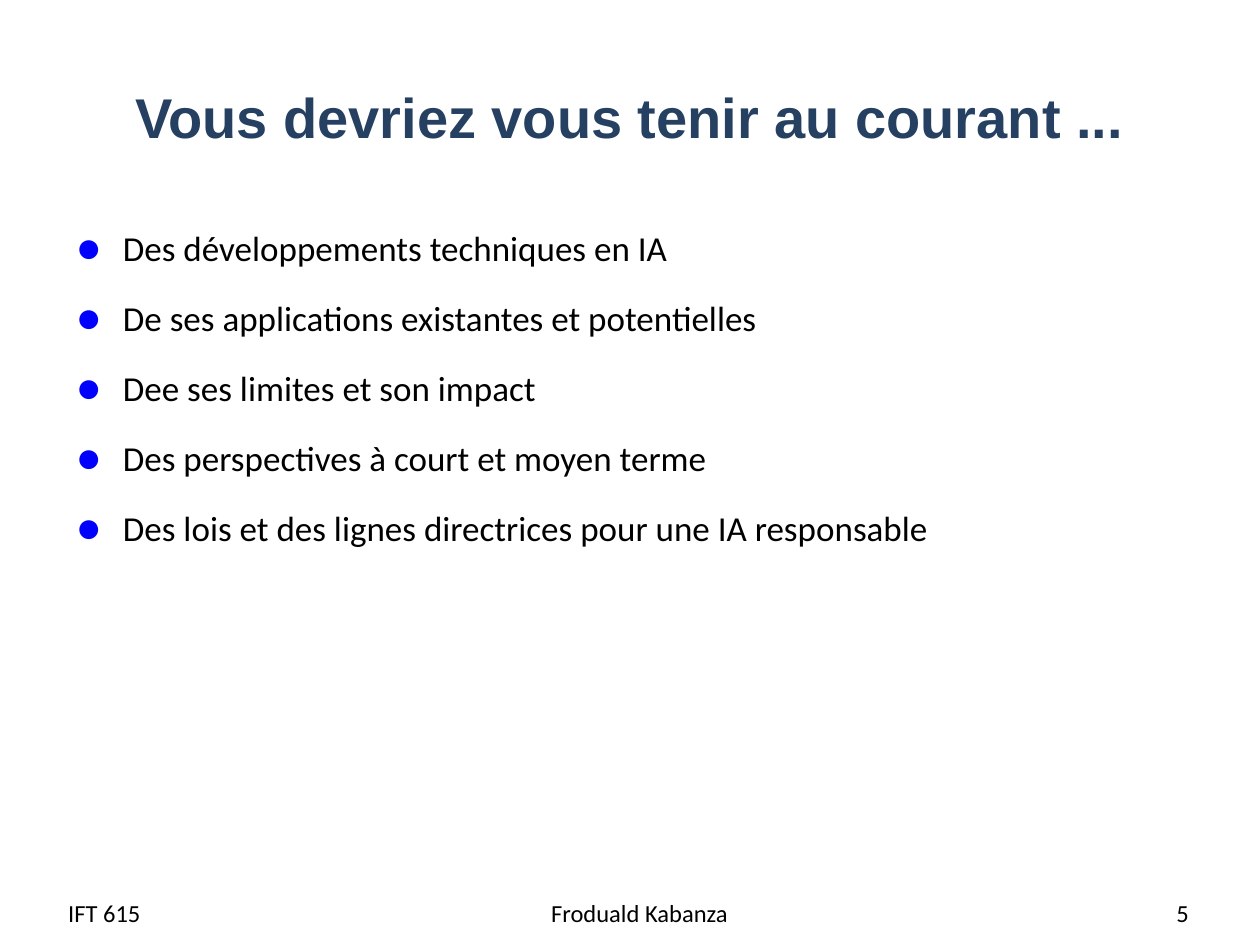
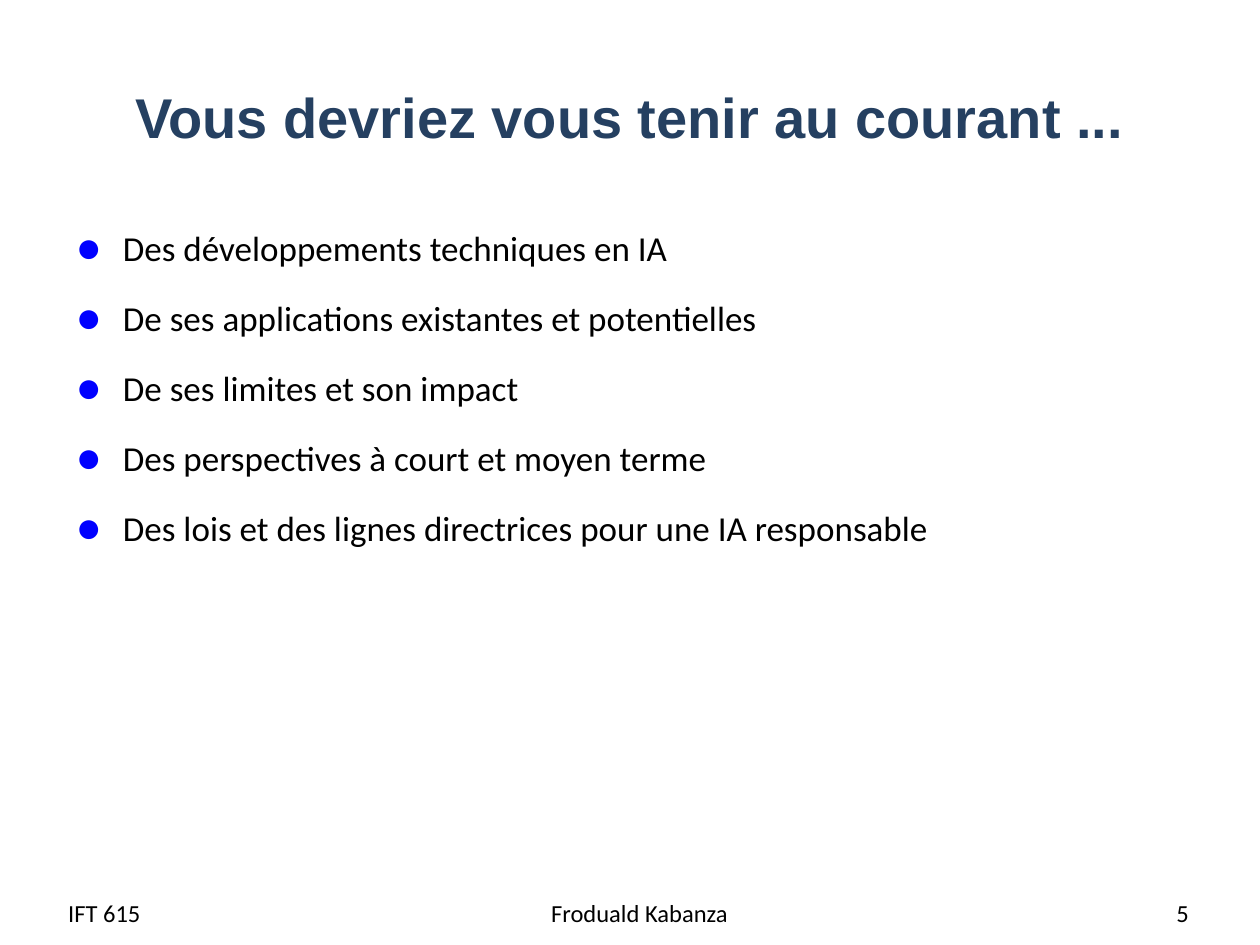
Before and after one commit to djeffkanda/djeffkanda.github.io, a slide deck: slide 5 of ift/assets/slides/ift615-21-IA responsable.pptx. Drawn at 1260x945 pixels with LibreOffice and Linux fonts; fonts in the diff are those of the drawing. Boxes give left, top, right and bottom in pixels: in the first picture for what was removed or moved away, otherwise in the second. Text is boxed around its words. In the diff, an @@ line names an element or a change of style, - is before the commit and + after.

```diff
--- a/ift/assets/slides/ift615-21-IA responsable.pptx
+++ b/ift/assets/slides/ift615-21-IA responsable.pptx
@@ text at (123, 376, 518, 407): text changed @@
-● Dee ses limites et son impact
+● De ses limites et son impact
```
Also in this commit, not shown: 2 other slides changed, 4 other files.
